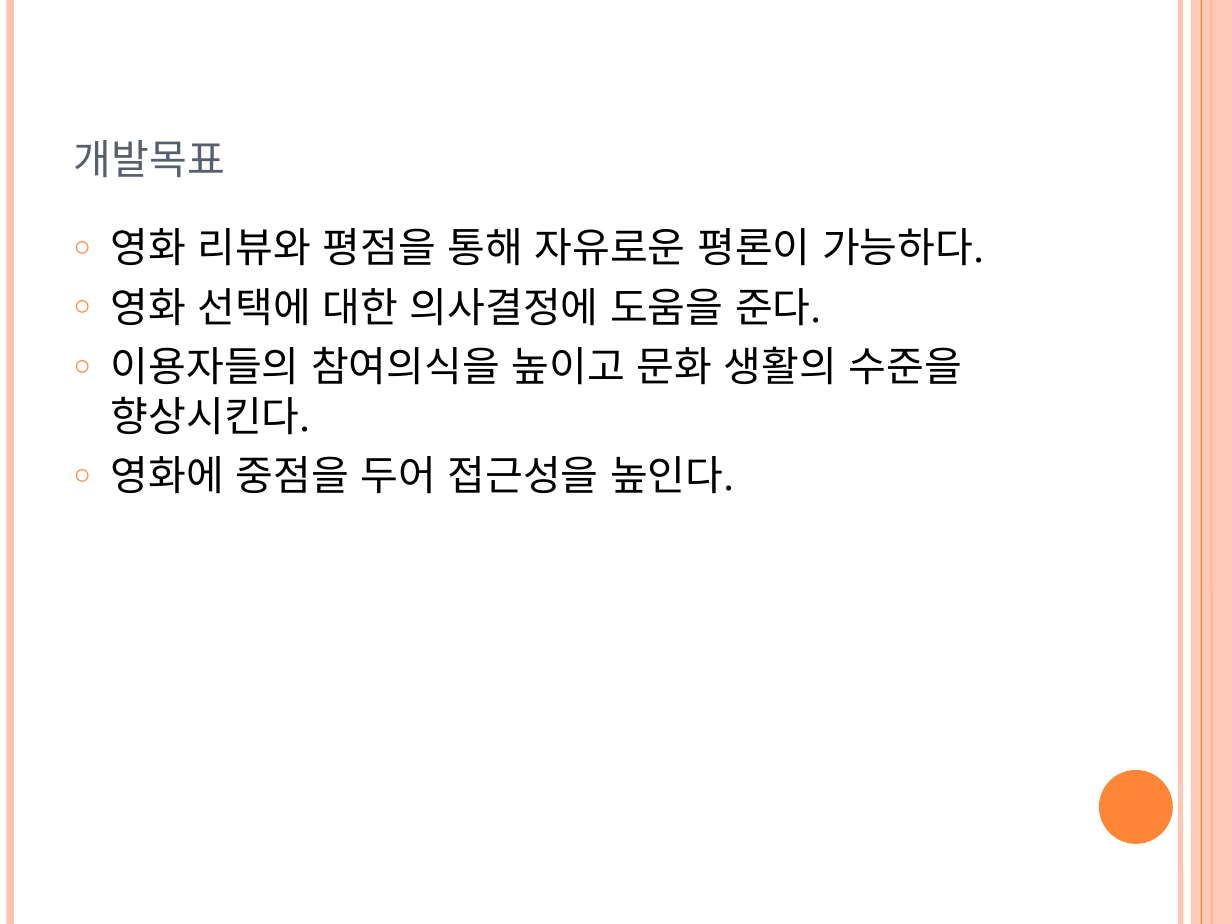
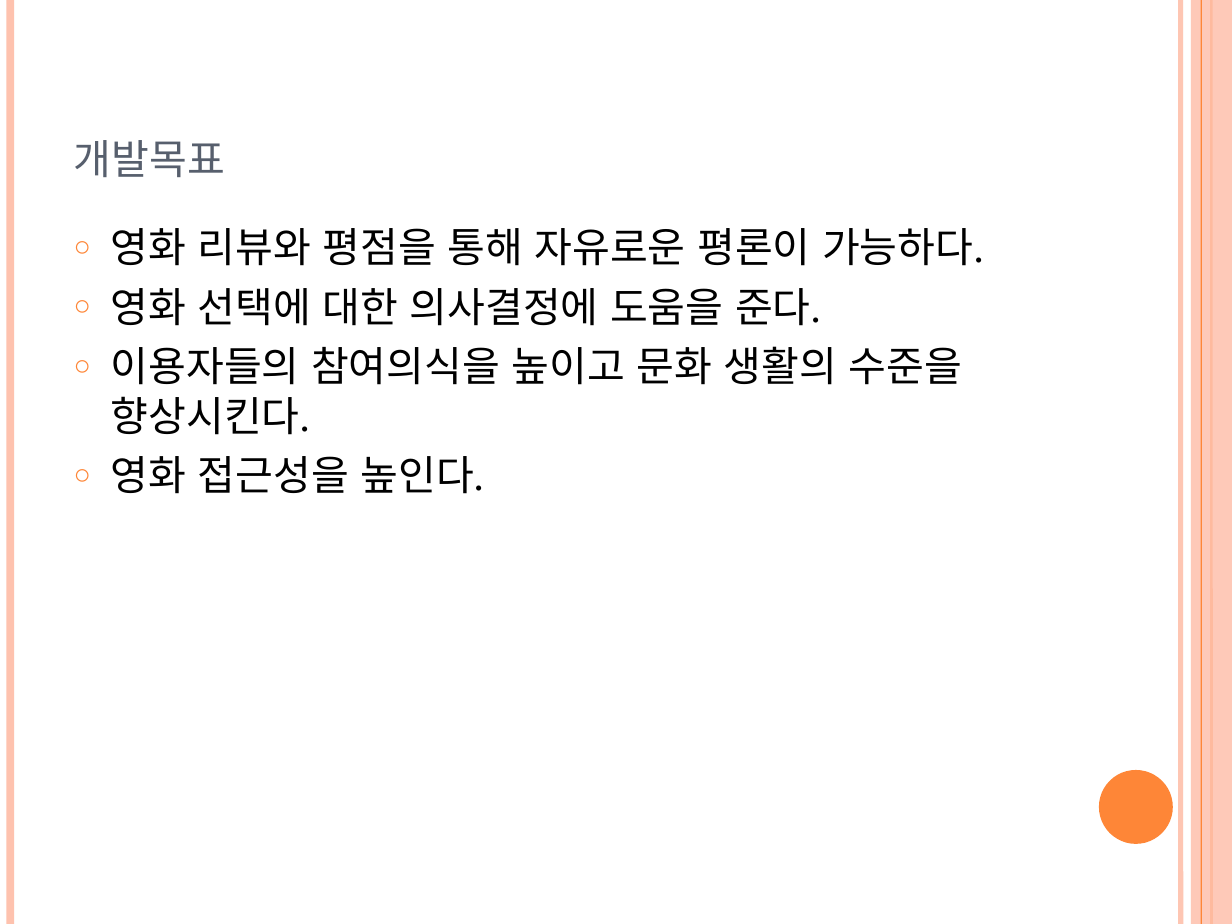
Before and after one commit to YJMovie/TeamProject, a slide deck: slide 4 of 영화소개 프로젝트.pptx. Drawn at 1232x924 pixels with LibreOffice and Linux fonts; fonts in the diff are those of the drawing. Boxes give left, top, right and bottom in pixels: in the first picture for what was removed or moved away, otherwise in the second. Text is boxed around its words. In the diff, an @@ line names an element or a change of style, - is before the commit and + after.

```diff
--- a/영화소개 프로젝트.pptx
+++ b/영화소개 프로젝트.pptx
@@ text at bbox=[111, 456, 485, 494]: text changed @@
-○ 영화에 중점을 두어 접근성을 높인다.
+○ 영화 접근성을 높인다.
```
Also in this commit, not shown: 2 other slides changed, 30 other files.
